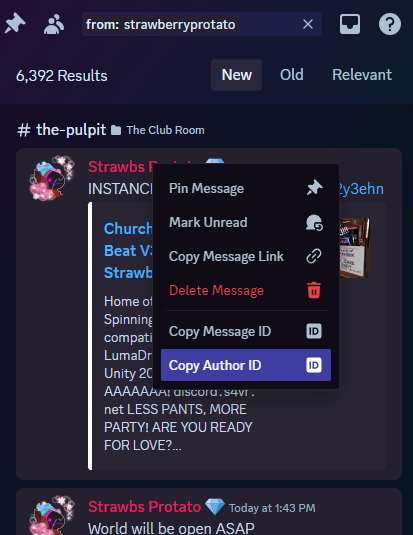
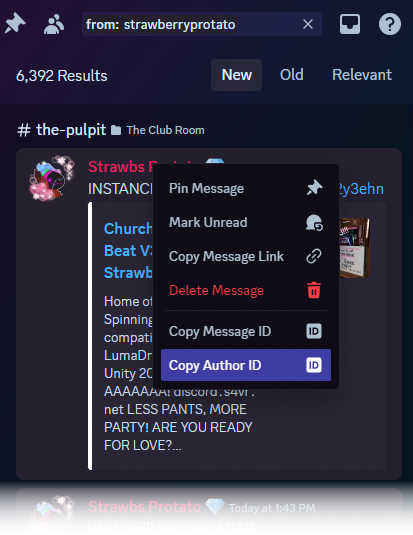
Comparing the layer stacks of the two 413×535 images. Changes:
painted on "right-click-search.png", masked it over [0, 481, 413, 535]
